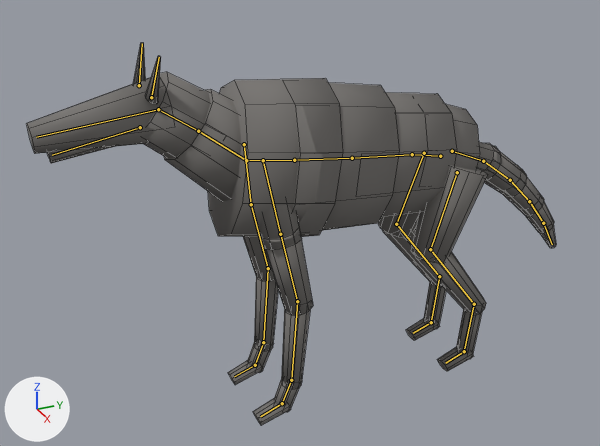
Renders of the Blender file Export/Blender/Wolf_Rig.blend from each side of a commit.
One viewpoint serves both versions: a 50 mm camera at (673.0, -358.0, 529.0) aimed at (-15.0, -49.0, 186.0). The axes (+X, +Y, +Z) are drawn at lower left. The lights are the same throughout. The first picture is the older version. The bones that bend it are drawn over the model as lines. Mesh edges are drawn as thin lines.

Names of what the first picture shows: 'SK_Wolf'.
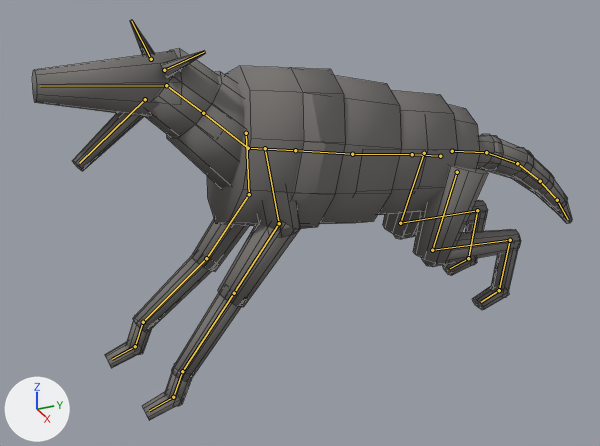
The newer file adds an action. The first version stands in its rest pose; the second is drawn at frame 53 of the action 'Wolf_Jump_Bite'.

Changed parts and their boxes [x1, y1, x2, y2] in the pictures (600 x 446 px):
'SK_Wolf', posed: before [27, 43, 556, 425]; after [32, 20, 572, 420]
bone 'spine_01', root to tip: before (412, 154) to (352, 158); after (412, 154) to (352, 154)
bone 'spine_02', root to tip: before (352, 158) to (294, 160); after (352, 154) to (295, 150)
bone 'spine_03', root to tip: before (294, 160) to (246, 160); after (295, 150) to (248, 148)
bone 'neck_01', root to tip: before (246, 160) to (198, 131); after (248, 148) to (203, 113)
bone 'head', root to tip: before (158, 109) to (36, 137); after (166, 85) to (40, 86)
bone 'jaw', root to tip: before (140, 127) to (52, 155); after (145, 99) to (79, 163)
bone 'ear_l', root to tip: before (151, 97) to (159, 57); after (164, 70) to (204, 52)
bone 'ear_r', root to tip: before (139, 85) to (142, 43); after (151, 59) to (131, 21)
bone 'upperarm_l', root to tip: before (280, 234) to (297, 301); after (279, 223) to (234, 293)
bone 'lowerarm_l', root to tip: before (297, 301) to (291, 380); after (234, 293) to (182, 371)
bone 'hand_l', root to tip: before (291, 380) to (282, 403); after (182, 371) to (173, 397)
bone 'upperarm_r', root to tip: before (251, 204) to (268, 268); after (249, 194) to (206, 258)
bone 'lowerarm_r', root to tip: before (268, 268) to (263, 342); after (206, 258) to (143, 322)
bone 'hand_r', root to tip: before (263, 342) to (255, 365); after (143, 322) to (135, 346)
bone 'thigh_l', root to tip: before (457, 172) to (430, 249); after (457, 172) to (432, 250)
bone 'calf_l', root to tip: before (430, 249) to (474, 304); after (432, 250) to (510, 240)
bone 'foot_l', root to tip: before (474, 304) to (464, 351); after (510, 240) to (499, 290)
bone 'thigh_r', root to tip: before (424, 153) to (396, 224); after (424, 153) to (400, 223)
bone 'calf_r', root to tip: before (396, 224) to (439, 276); after (400, 223) to (477, 210)
bone 'foot_r', root to tip: before (439, 276) to (431, 322); after (477, 210) to (468, 258)
bone 'tail_01', root to tip: before (452, 151) to (483, 161); after (452, 151) to (486, 152)
bone 'tail_03', root to tip: before (510, 180) to (529, 201); after (517, 163) to (540, 181)

The change in detail:
Bone 'spine_01' (bone_spine_01) turns from (0, 0, 0) to (0, 0, -3) degrees about its own x, y and z.
Bone 'spine_02' (bone_spine_02) turns from (0, 0, 0) to (0, 0, -2) degrees about its own x, y and z.
Bone 'spine_03' (bone_spine_03) turns from (0, 0, 0) to (0, 0, 2) degrees about its own x, y and z.
Bone 'neck_01' (bone_neck_01) turns from (0, 0, 0) to (0, 0, -3) degrees about its own x, y and z.
Bone 'head' (bone_head) turns from (0, 0, 0) to (0, 0, -5) degrees about its own x, y and z.
Bone 'jaw' (bone_jaw) turns from (0, 0, 0) to (0, 0, 40) degrees about its own x, y and z.
Bone 'ear_l' (bone_ear_l) turns from (0, 0, 0) to (0, 0, -45) degrees about its own x, y and z.
Bone 'ear_r' (bone_ear_r) turns from (0, 0, 0) to (0, 0, -45) degrees about its own x, y and z.
Bone 'upperarm_l' (bone_upperarm_l) turns from (0, 0, 0) to (0, 0, -46) degrees about its own x, y and z.
Bone 'lowerarm_l' (bone_lowerarm_l) turns from (0, 0, 0) to (0, 0, 17) degrees about its own x, y and z.
Bone 'hand_l' (bone_hand_l) turns from (0, 0, 0) to (0, 0, 32) degrees about its own x, y and z.
Bone 'upperarm_r' (bone_upperarm_r) turns from (0, 0, 0) to (0, 0, 48) degrees about its own x, y and z.
Bone 'lowerarm_r' (bone_lowerarm_r) turns from (0, 0, 0) to (0, 0, -5) degrees about its own x, y and z.
Bone 'hand_r' (bone_hand_r) turns from (0, 0, 0) to (0, 0, -46) degrees about its own x, y and z.
Bone 'thigh_l' (bone_thigh_l) turns from (0, 0, 0) to (1, 1, 1) degrees about its own x, y and z.
Bone 'calf_l' (bone_calf_l) turns from (0, 0, 0) to (-2, 1, 46) degrees about its own x, y and z.
Bone 'foot_l' (bone_foot_l) turns from (0, 0, 0) to (-1, -1, -46) degrees about its own x, y and z.
Bone 'thigh_r' (bone_thigh_r) turns from (0, 0, 0) to (2, -1, -5) degrees about its own x, y and z.
Bone 'calf_r' (bone_calf_r) turns from (0, 0, 0) to (-2, -1, -46) degrees about its own x, y and z.
Bone 'foot_r' (bone_foot_r) turns from (0, 0, 0) to (-1, 1, 51) degrees about its own x, y and z.
Bone 'tail_01' (bone_tail_01) turns from (0, 0, 0) to (0, 0, 12) degrees about its own x, y and z.
Bone 'tail_03' (bone_tail_03) turns from (0, 0, 0) to (0, 0, -5) degrees about its own x, y and z.
